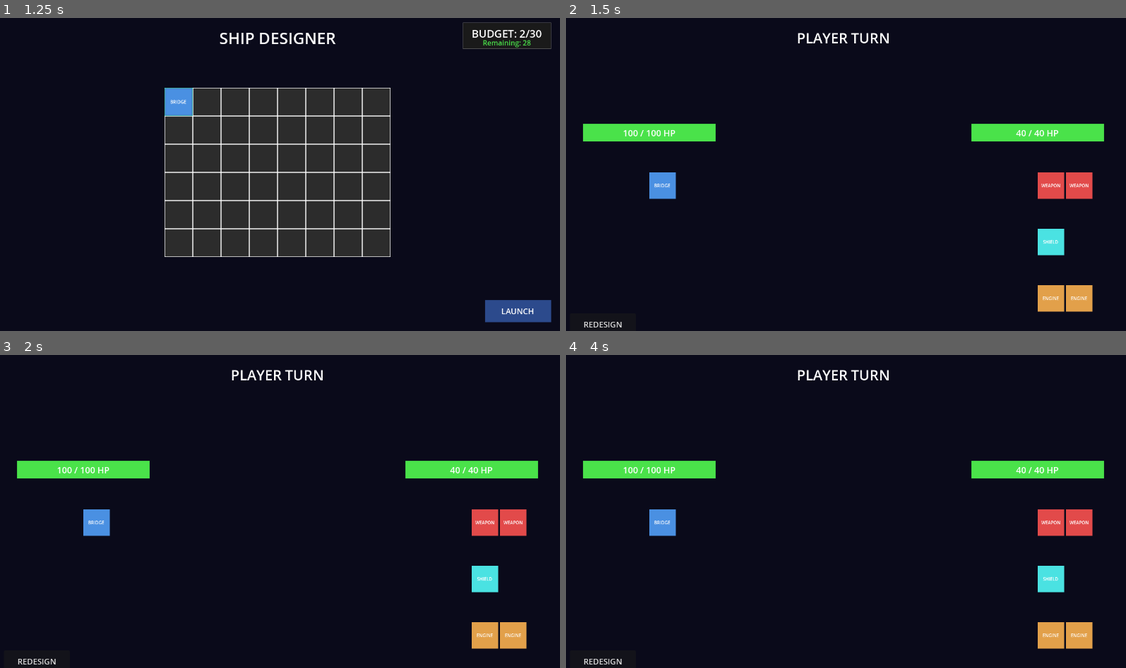
Above: before the commit, frames 1-4 (two rows, left to right).
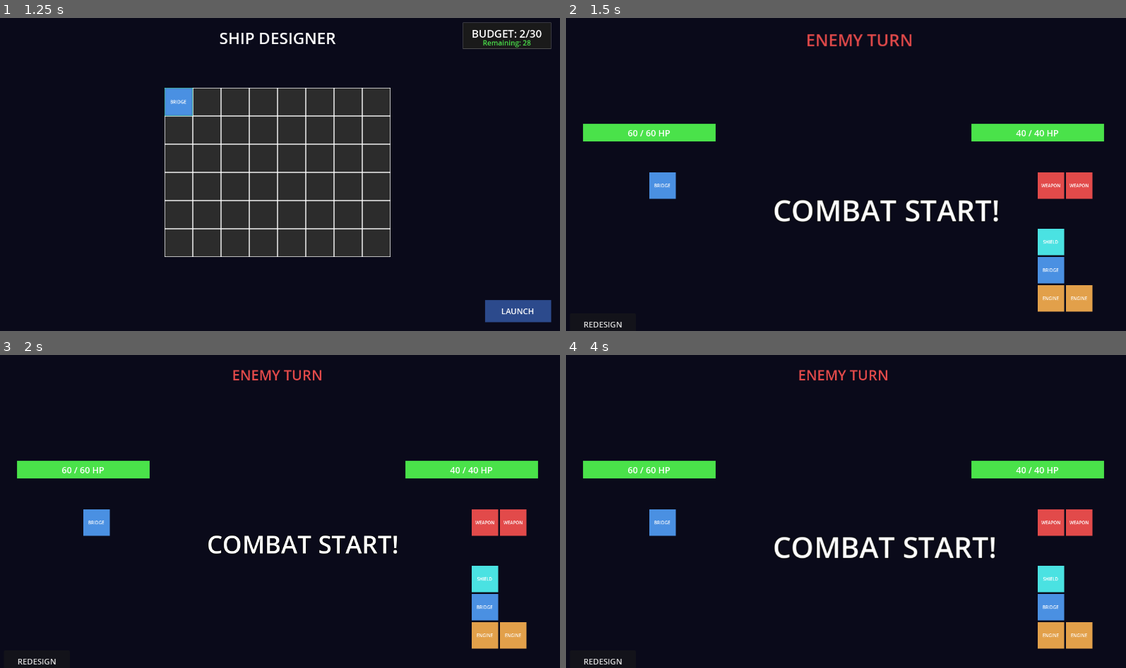
Above: after the commit, the same moments.

Repository: cautiouskurns/Startship-Designer
Game: Godot game, scene res://scenes/main/Main.tscn
Same seed, same stepped clock (60 frames per second), same inputs: the game is played once before the commit and once after it.
Inputs (mouse positions are in pixels of both pictures, inside the frame that each line leads up to):
- Up to frame 1 (1.25 s): tap Enter at 0.5 s; move the mouse to (179, 102) at 0.52 s; click (179, 102) at 0.67 s
- Up to frame 2 (1.5 s): click "LAUNCH" at 1.25 s
- Up to frame 3 (2 s): no input
- Up to frame 4 (4 s): click "REDESIGN" at 2 s; tap Space at 2.75 s; move the mouse to (745, 439) at 2.77 s; click (745, 439) at 2.92 s; click "LAUNCH" at 3.5 s

Frame 1 is identical in both runs. In frame 2, 2.3% of the frame differs, in the area x 10-90%, y 4-85%; in frame 3, 1.7%; in frame 4, 2.1%.

Commit message:
Add combat result overlay and enhance combat mechanics with turn management and damage calculations

Diff:
--- a/scenes/combat/Combat.tscn
+++ b/scenes/combat/Combat.tscn
@@ -110,3 +110,32 @@
 offset_bottom = 730.0
 theme_override_font_sizes/font_size = 18
 text = "REDESIGN"
+
+[node name="ResultOverlay" type="ColorRect" parent="."]
+visible = false
+layout_mode = 1
+anchors_preset = 15
+anchor_right = 1.0
+anchor_bottom = 1.0
+grow_horizontal = 2
+grow_vertical = 2
+color = Color(0, 0, 0, 0.7)
+
+[node name="ResultLabel" type="Label" parent="ResultOverlay"]
+layout_mode = 1
+anchors_preset = 8
+anchor_left = 0.5
+anchor_top = 0.5
+anchor_right = 0.5
+anchor_bottom = 0.5
+offset_left = -300.0
+offset_top = -50.0
+offset_right = 300.0
+offset_bottom = 50.0
+grow_horizontal = 2
+grow_vertical = 2
+theme_override_colors/font_color = Color(1, 1, 1, 1)
+theme_override_font_sizes/font_size = 64
+text = "VICTORY"
+horizontal_alignment = 1
+vertical_alignment = 1
--- a/scripts/combat/Combat.gd
+++ b/scripts/combat/Combat.gd
@@ -18,9 +18,18 @@
 ## Redesign button
 @onready var redesign_button: Button = $RedesignButton
 
+## Result overlay nodes
+@onready var result_overlay: ColorRect = $ResultOverlay
+@onready var result_label: Label = $ResultOverlay/ResultLabel
+
 ## Ship data
 var player_data: ShipData = null
 var enemy_data: ShipData = null
+
+## Combat state
+var is_player_turn: bool = true
+var combat_active: bool = false
+var turn_count: int = 0
 
 func _ready():
 	# Connect redesign button
@@ -39,20 +48,30 @@
 	_update_player_health()
 	_update_enemy_health()
 
-	# Set turn indicator
-	turn_indicator.text = "PLAYER TURN"
+	# Determine initiative (who goes first)
+	is_player_turn = _determine_initiative()
+
+	# Set initial turn indicator with visual emphasis
+	_update_turn_indicator(is_player_turn)
+
+	# Start combat loop (deferred to allow scene to fully initialize)
+	run_combat_loop.call_deferred()
 
 ## Update player health bar and label
 func _update_player_health():
 	player_health_bar.max_value = player_data.max_hp
-	player_health_bar.value = player_data.current_hp
+	# Animate health bar smoothly
+	var tween = create_tween()
+	tween.tween_property(player_health_bar, "value", player_data.current_hp, 0.5)
 	player_health_label.text = "%d / %d HP" % [player_data.current_hp, player_data.max_hp]
 	_update_health_bar_color(player_health_bar)
 
 ## Update enemy health bar and label
 func _update_enemy_health():
 	enemy_health_bar.max_value = enemy_data.max_hp
-	enemy_health_bar.value = enemy_data.current_hp
+	# Animate health bar smoothly
+	var tween = create_tween()
+	tween.tween_property(enemy_health_bar, "value", enemy_data.current_hp, 0.5)
 	enemy_health_label.text = "%d / %d HP" % [enemy_data.current_hp, enemy_data.max_hp]
 	_update_health_bar_color(enemy_health_bar)
 
@@ -76,6 +95,254 @@
 		style.bg_color = Color(0.886275, 0.290196, 0.290196, 1)
 		bar.add_theme_stylebox_override("fill", style)
 
+## Main combat loop
+func run_combat_loop():
+	combat_active = true
+
+	# Show "COMBAT START!" message
+	var start_label = Label.new()
+	start_label.text = "COMBAT START!"
+	start_label.add_theme_font_size_override("font_size", 56)
+	start_label.add_theme_color_override("font_color", Color(1, 1, 1, 1))
+	start_label.add_theme_constant_override("outline_size", 5)
+	start_label.add_theme_color_override("font_outline_color", Color(0, 0, 0, 1))
+	start_label.position = Vector2(480, 400)  # Center of screen
+	start_label.z_index = 100  # On top of everything
+	add_child(start_label)
+
+	# Animate the start message
+	var tween = create_tween()
+	tween.tween_property(start_label, "scale", Vector2(1.3, 1.3), 0.3)
+	tween.tween_property(start_label, "scale", Vector2(1.0, 1.0), 0.3)
+	tween.tween_interval(0.8)  # Hold for a moment
+	tween.tween_property(start_label, "modulate:a", 0.0, 0.4)
+	tween.tween_callback(start_label.queue_free)
+
+	# Wait for message to complete
+	await get_tree().create_timer(1.8).timeout
+
+	# Combat loop
+	while combat_active:
+		await _execute_turn()
+
+		# Check win condition
+		var winner = _check_win_condition()
+		if winner != "":
+			combat_active = false
+			_show_combat_end(winner)
+			break
+
+		# Switch turns
+		is_player_turn = !is_player_turn
+		turn_count += 1
+
+		# Wait between turns (longer pause to see results)
+		await get_tree().create_timer(1.5).timeout
+
+## Execute one ship's turn
+func _execute_turn():
+	# Determine attacker and defender
+	var attacker: ShipData
+	var defender: ShipData
+	var attacker_display: ShipDisplay
+	var defender_display: ShipDisplay
+	var is_player_attacking: bool
+
+	if is_player_turn:
+		attacker = player_data
+		defender = enemy_data
+		attacker_display = player_ship_display
+		defender_display = enemy_ship_display
+		is_player_attacking = true
+	else:
+		attacker = enemy_data
+		defender = player_data
+		attacker_display = enemy_ship_display
+		defender_display = player_ship_display
+		is_player_attacking = false
+
+	# Update turn indicator with visual emphasis
+	_update_turn_indicator(is_player_turn)
+
+	# Flash attacking ship
+	_flash_ship(attacker_display, Color(1, 1, 1))  # White flash
+
+	# Longer delay to see who's attacking
+	await get_tree().create_timer(0.6).timeout
+
+	# Calculate damage
+	var damage = _calculate_damage(attacker)
+	var shield_absorption = _calculate_shield_absorption(defender, damage)
+	var net_damage = max(0, damage - shield_absorption)
+
+	# Debug output
+	print("Turn %d: %s attacks for %d damage, %d absorbed by shields, %d net damage" % [
+		turn_count,
+		"PLAYER" if is_player_attacking else "ENEMY",
+		damage,
+		shield_absorption,
+		net_damage
+	])
+
+	# Apply damage to HP
+	defender.current_hp = max(0, defender.current_hp - net_damage)
+
+	print("  Defender HP: %d / %d" % [defender.current_hp, defender.max_hp])
+
+	# Update health display
+	if is_player_attacking:
+		_update_enemy_health()
+	else:
+		_update_player_health()
+
+	# Spawn damage number
+	_spawn_damage_number(net_damage, !is_player_attacking)
+
+	# Destroy rooms (1 per 20 damage)
+	var rooms_to_destroy = int(net_damage / 20)
+	if rooms_to_destroy > 0:
+		_destroy_random_rooms(defender, defender_display, rooms_to_destroy)
+
+	# Wait longer to see health bar animation and damage
+	await get_tree().create_timer(1.2).timeout
+
+## Determine which ship shoots first based on engine count
+func _determine_initiative() -> bool:
+	var player_engines = player_data.count_room_type(RoomData.RoomType.ENGINE)
+	var enemy_engines = enemy_data.count_room_type(RoomData.RoomType.ENGINE)
+
+	# Higher engine count shoots first, player wins ties
+	return player_engines >= enemy_engines
+
+## Calculate damage dealt by attacker
+func _calculate_damage(attacker: ShipData) -> int:
+	var weapons = attacker.count_room_type(RoomData.RoomType.WEAPON)
+	return weapons * 10
+
+## Calculate shield absorption for defender
+func _calculate_shield_absorption(defender: ShipData, damage: int) -> int:
+	var shields = defender.count_room_type(RoomData.RoomType.SHIELD)
+	return min(damage, shields * 15)
+
+## Spawn floating damage number above target ship
+func _spawn_damage_number(amount: int, is_player_target: bool):
+	var damage_label = Label.new()
+	damage_label.text = "-%d" % amount
+
+	# Larger, more visible font
+	damage_label.add_theme_font_size_override("font_size", 48)
+
+	# Color code based on damage amount
+	var damage_color: Color
+	if amount >= 30:
+		damage_color = Color(1, 0.2, 0.2, 1)  # Bright red for high damage
+	elif amount >= 15:
+		damage_color = Color(1, 0.5, 0.2, 1)  # Orange for medium damage
+	else:
+		damage_color = Color(1, 0.8, 0.3, 1)  # Yellow for low damage
+
+	damage_label.add_theme_color_override("font_color", damage_color)
+
+	# Add outline for better visibility
+	damage_label.add_theme_constant_override("outline_size", 4)
+	damage_label.add_theme_color_override("font_outline_color", Color(0, 0, 0, 1))
+
+	# Position above health bars for better clarity
+	if is_player_target:
+		damage_label.position = Vector2(120, 180)
+	else:
+		damage_label.position = Vector2(1000, 180)
+
+	add_child(damage_label)
+
+	# Tween to float up and fade out (slightly slower for readability)
+	var tween = create_tween()
+	tween.tween_property(damage_label, "position:y", damage_label.position.y - 60, 1.2)
+	tween.parallel().tween_property(damage_label, "modulate:a", 0.0, 1.2)
+	tween.tween_callback(damage_label.queue_free)
+
+## Destroy random rooms from defender
+func _destroy_random_rooms(defender: ShipData, defender_display: ShipDisplay, count: int):
+	if count <= 0:
+		return
+
+	# Get all active room positions, excluding Bridge initially
+	var active_rooms = []
+	for pos in defender.get_active_room_positions():
+		var room_type = defender.grid[pos.y][pos.x]
+		if room_type != RoomData.RoomType.BRIDGE:
+			active_rooms.append(pos)
+
+	# Destroy random rooms
+	var destroyed = 0
+	while destroyed < count and active_rooms.size() > 0:
+		# Pick random room
+		var index = randi() % active_rooms.size()
+		var pos = active_rooms[index]
+
+		# Destroy it
+		defender.destroy_room_at(pos.x, pos.y)
+		defender_display.destroy_room_visual(pos.x, pos.y)
+
+		# Remove from list
+		active_rooms.remove_at(index)
+		destroyed += 1
+
+	# If all non-Bridge rooms destroyed and more damage remains, destroy Bridge
+	if destroyed < count and defender.has_bridge():
+		# Find Bridge position
+		for pos in defender.get_active_room_positions():
+			var room_type = defender.grid[pos.y][pos.x]
+			if room_type == RoomData.RoomType.BRIDGE:
+				defender.destroy_room_at(pos.x, pos.y)
+				defender_display.destroy_room_visual(pos.x, pos.y)
+				break
+
+## Flash ship with color
+func _flash_ship(display: ShipDisplay, color: Color):
+	display.flash(color)
+
+## Update turn indicator with visual emphasis
+func _update_turn_indicator(player_turn: bool):
+	if player_turn:
+		turn_indicator.text = "PLAYER TURN"
+		turn_indicator.add_theme_color_override("font_color", Color(0.29, 0.89, 0.89, 1))  # Cyan
+	else:
+		turn_indicator.text = "ENEMY TURN"
+		turn_indicator.add_theme_color_override("font_color", Color(0.89, 0.29, 0.29, 1))  # Red
+
+	# Pulse animation to draw attention
+	var tween = create_tween()
+	tween.tween_property(turn_indicator, "scale", Vector2(1.2, 1.2), 0.2)
+	tween.tween_property(turn_indicator, "scale", Vector2(1.0, 1.0), 0.2)
+
+## Show combat end screen
+func _show_combat_end(winner: String):
+	# Flash winner green, loser red
+	if winner == "player":
+		_flash_ship(player_ship_display, Color(0.29, 0.89, 0.29))  # Green
+		_flash_ship(enemy_ship_display, Color(0.89, 0.29, 0.29))   # Red
+		result_label.text = "VICTORY"
+	else:
+		_flash_ship(player_ship_display, Color(0.89, 0.29, 0.29))  # Red
+		_flash_ship(enemy_ship_display, Color(0.29, 0.89, 0.29))   # Green
+		result_label.text = "DEFEAT"
+
+	# Show result overlay
+	result_overlay.visible = true
+
+## Check win condition
+func _check_win_condition() -> String:
+	# Check if enemy defeated
+	if enemy_data.current_hp <= 0 or not enemy_data.has_bridge():
+		return "player"
+
+	# Check if player defeated
+	if player_data.current_hp <= 0 or not player_data.has_bridge():
+		return "enemy"
+
+	return ""  # Combat continues
+
 ## Handle redesign button press
 func _on_redesign_pressed():
 	# Return to ShipDesigner scene
--- a/scripts/combat/ShipDisplay.gd
+++ b/scripts/combat/ShipDisplay.gd
@@ -9,6 +9,9 @@
 
 ## Ship data to display
 var ship_data: ShipData = null
+
+## Dictionary to track room nodes by position "x,y" -> room node
+var room_nodes: Dictionary = {}
 
 ## Preload room scenes (reuse from Phase 1)
 var room_scenes = {
@@ -30,9 +33,10 @@
 	if not ship_data:
 		return
 
-	# Clear any existing children
+	# Clear any existing children and room tracking
 	for child in get_children():
 		child.queue_free()
+	room_nodes.clear()
 
 	# Render each room in the grid
 	for y in range(GRID_HEIGHT):
@@ -54,3 +58,31 @@
 					room.mouse_filter = Control.MOUSE_FILTER_IGNORE
 
 				add_child(room)
+
+				# Track room node by position
+				var key = "%d,%d" % [x, y]
+				room_nodes[key] = room
+
+## Flash the entire ship with a color overlay
+func flash(color: Color):
+	# Create flash overlay
+	var overlay = ColorRect.new()
+	overlay.color = color
+	overlay.color.a = 0
+	overlay.size = Vector2(GRID_WIDTH * TILE_SIZE, GRID_HEIGHT * TILE_SIZE)
+	overlay.mouse_filter = Control.MOUSE_FILTER_IGNORE
+	add_child(overlay)
+
+	# Tween flash effect
+	var tween = create_tween()
+	tween.tween_property(overlay, "color:a", 0.5, 0.2)
+	tween.tween_property(overlay, "color:a", 0.0, 0.2)
+	tween.tween_callback(overlay.queue_free)
+
+## Destroy room visual at grid position (gray it out)
+func destroy_room_visual(x: int, y: int):
+	var key = "%d,%d" % [x, y]
+	if room_nodes.has(key):
+		var room = room_nodes[key]
+		# Gray out and make semi-transparent
+		room.modulate = Color(0.5, 0.5, 0.5, 0.5)
--- a/scripts/data/ShipData.gd
+++ b/scripts/data/ShipData.gd
@@ -15,8 +15,40 @@
 	max_hp = hp
 	current_hp = hp
 
+## Count number of specific room type in grid
+func count_room_type(room_type: RoomData.RoomType) -> int:
+	var count = 0
+	for row in grid:
+		for cell in row:
+			if cell == room_type:
+				count += 1
+	return count
+
+## Get all active (non-empty) room positions as array of Vector2i
+func get_active_room_positions() -> Array:
+	var positions = []
+	for y in range(grid.size()):
+		for x in range(grid[y].size()):
+			if grid[y][x] != RoomData.RoomType.EMPTY:
+				positions.append(Vector2i(x, y))
+	return positions
+
+## Check if ship has a Bridge
+func has_bridge() -> bool:
+	return count_room_type(RoomData.RoomType.BRIDGE) > 0
+
+## Calculate hull HP based on armor count
+func calculate_hull_hp() -> int:
+	var armor_count = count_room_type(RoomData.RoomType.ARMOR)
+	return 60 + (armor_count * 20)
+
+## Destroy room at grid position
+func destroy_room_at(x: int, y: int):
+	if y >= 0 and y < grid.size() and x >= 0 and x < grid[y].size():
+		grid[y][x] = RoomData.RoomType.EMPTY
+
 ## Create ShipData from ShipDesigner's grid_tiles array
-static func from_designer_grid(grid_tiles: Array, hp: int = 100) -> ShipData:
+static func from_designer_grid(grid_tiles: Array) -> ShipData:
 	var room_grid = []
 
 	# Convert grid_tiles (1D array) to 2D array (8 columns × 6 rows)
@@ -31,7 +63,12 @@
 				row.append(RoomData.RoomType.EMPTY)
 		room_grid.append(row)
 
-	return ShipData.new(room_grid, hp)
+	# Create ship with placeholder HP, then calculate based on armor
+	var ship = ShipData.new(room_grid, 0)
+	var hull_hp = ship.calculate_hull_hp()
+	ship.max_hp = hull_hp
+	ship.current_hp = hull_hp
+	return ship
 
 ## Create Mission 1 Scout enemy ship (hard-coded)
 static func create_mission1_scout() -> ShipData:
@@ -73,9 +110,9 @@
 		RoomData.RoomType.EMPTY
 	])
 
-	# Row 3: Empty
+	# Row 3: 1 Bridge (rows 2-3 allowed for bridge)
 	room_grid.append([
-		RoomData.RoomType.EMPTY,
+		RoomData.RoomType.BRIDGE,
 		RoomData.RoomType.EMPTY,
 		RoomData.RoomType.EMPTY,
 		RoomData.RoomType.EMPTY,
--- a/scripts/designer/ShipDesigner.gd
+++ b/scripts/designer/ShipDesigner.gd
@@ -137,8 +137,8 @@
 
 ## Export current ship design as ShipData for combat
 func export_ship_data() -> ShipData:
-	# Player ships start with 100 HP (Phase 3 may add HP calculation)
-	return ShipData.from_designer_grid(grid_tiles, 100)
+	# HP is calculated based on armor count in ShipData
+	return ShipData.from_designer_grid(grid_tiles)
 
 ## Handle tile left-click - cycle through room types
 func _on_tile_clicked(x: int, y: int):
